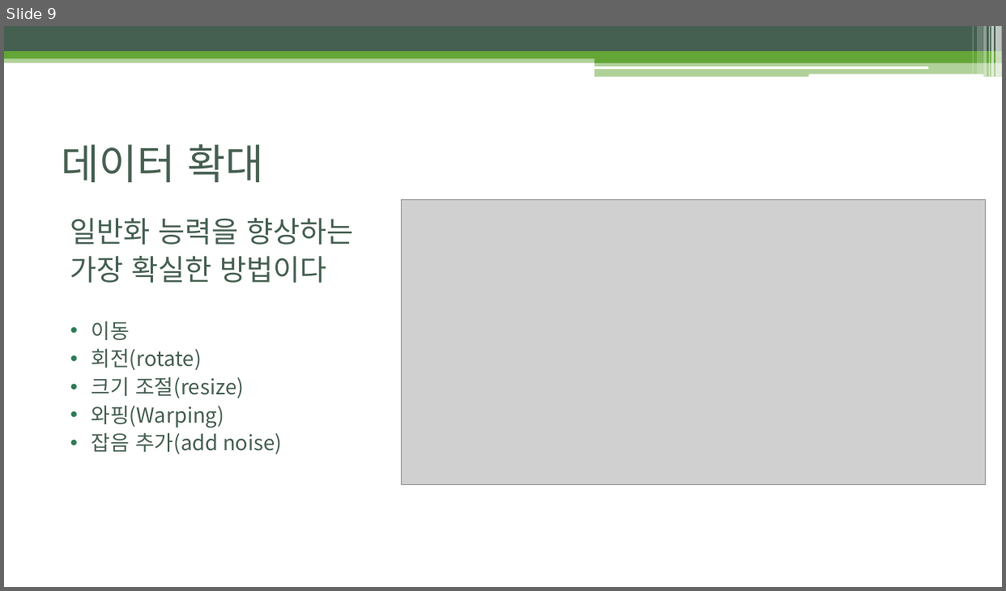
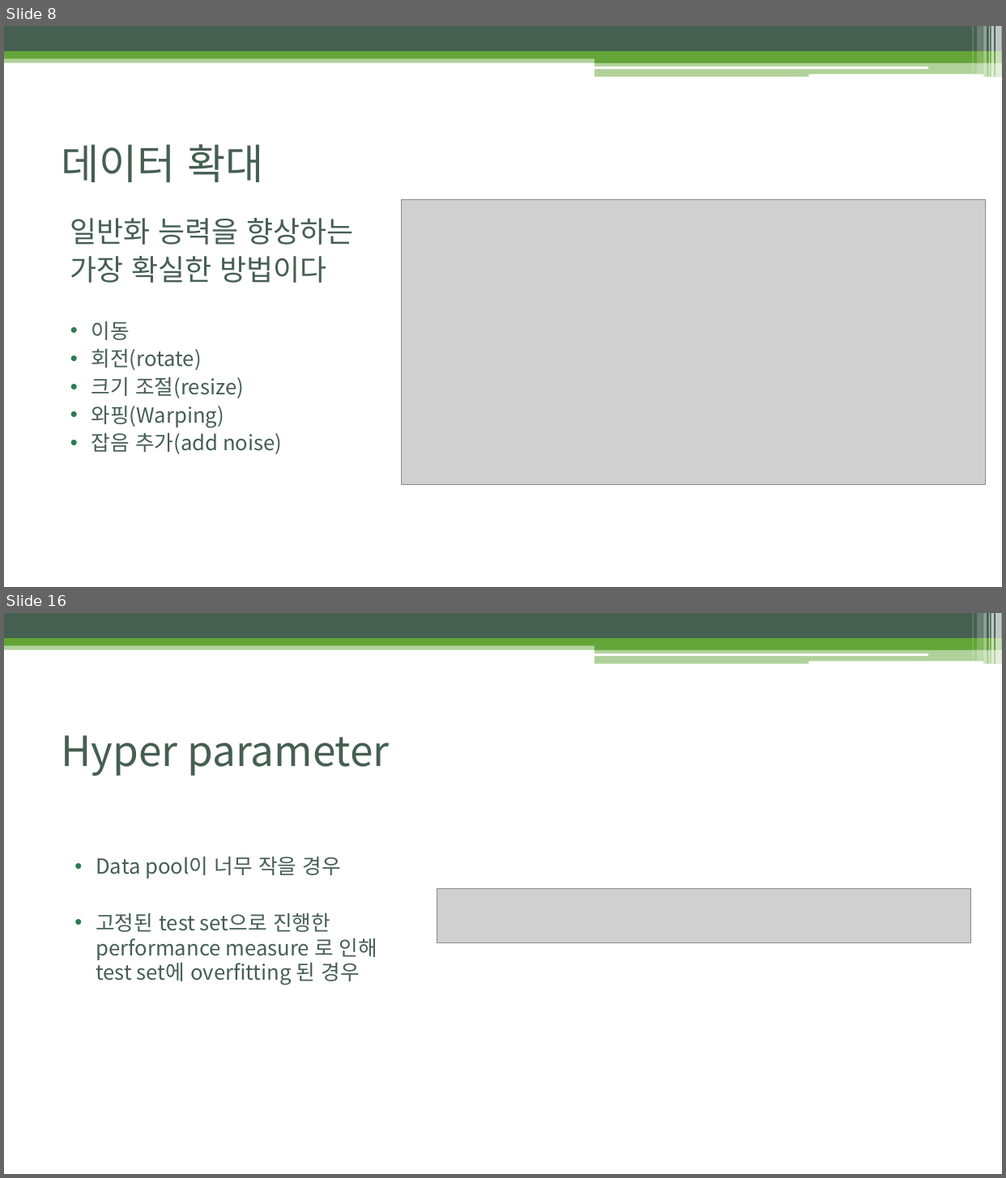
Before and after one commit to BLINK-ONCE/Storage, a slide deck: files/ppt/5.2.2, 5.3 Regularization, Hyperparameters, Validation Sets,.pptx. Shown one above the other, each under a label of ours: slide 9 before the commit, slides 8 and 16 after it; the slides between them are not shown. The pictures are 1006x591 and 1006x1178 pixels, drawn with LibreOffice and Linux fonts; fonts in the diff are those of the drawing; grey boxes stand for pictures. Boxes give left, top, right and bottom in pixels: in the first picture for what was removed or moved away, otherwise in the second. Text is boxed around its words. In the diff, an @@ line names an element or a change of style, - is before the commit and + after.

Commit message:
docs: Update 5.2.2, 5.3 Regularization, Hyperparameters, Validation Sets.pptx

```diff
--- a/files/ppt/5.2.2, 5.3 Regularization, Hyperparameters, Validation Sets,.pptx
+++ b/files/ppt/5.2.2, 5.3 Regularization, Hyperparameters, Validation Sets,.pptx
@@ slide 16 added at <box>4,613,1002,1174</box>, background #FFFFFF; not listed: 13 template elements that a slide beside it also shows @@
@@ title added at <box>62,735,389,776</box>, 40 pt, text #455F51 @@
+Hyper parameter
@@ text added at <box>96,856,377,986</box>, 20 pt, text #455F51 @@
+• Data pool이 너무 작을 경우
+• 고정된 test set으로 진행한 performance measure 로 인해 test set에 overfitting 된 경우
@@ picture added at <box>437,889,970,944</box> @@
@@ what was slide 9 is now slide 8 @@
```
Also in this commit, not shown: 2 slides changed, 9 other slides added, 11 slides removed.
